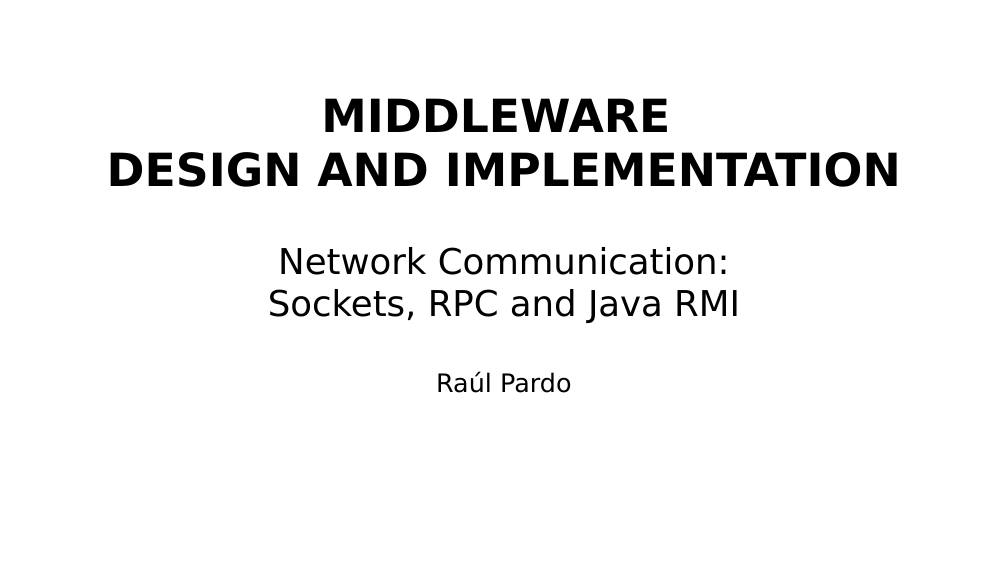
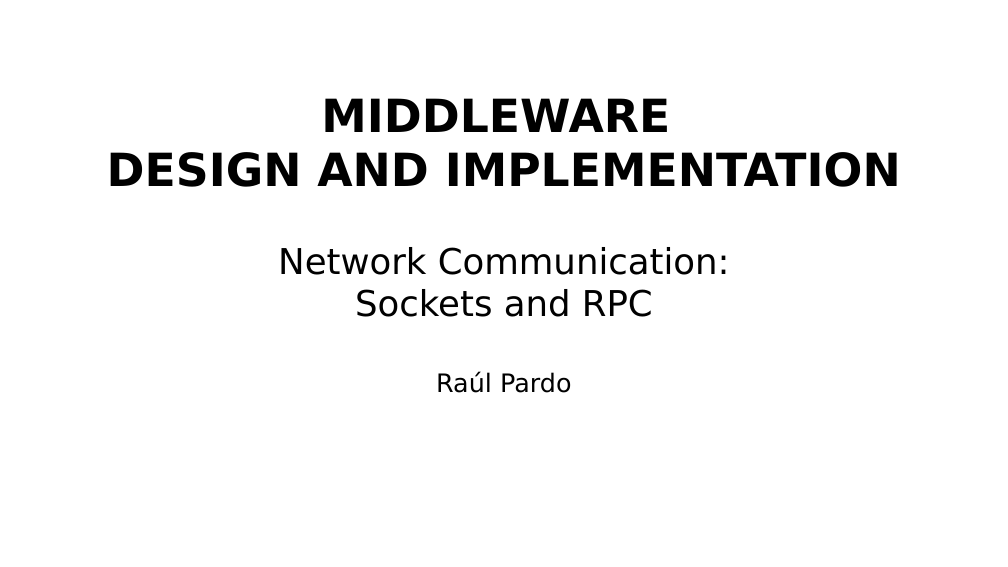
Before and after one commit to MID-IST-FALL-2018/mid-ist-fall-2018.github.io, a slide deck: slide 1 of assets/lectures-slides/MID-lecture-2.odp. Drawn at 1008x567 pixels with LibreOffice and Linux fonts; fonts in the diff are those of the drawing. Boxes give left, top, right and bottom in pixels: in the first picture for what was removed or moved away, otherwise in the second. Text is boxed around its words. In the diff, an @@ line names an element or a change of style, - is before the commit and + after.

```diff
--- a/assets/lectures-slides/MID-lecture-2.odp
+++ b/assets/lectures-slides/MID-lecture-2.odp
@@ subtitle at (355,289,653,317): text changed @@
-Sockets, RPC and Java RMI
+Sockets and RPC
```
Also in this commit, not shown: 2 other slides changed, 8 slides removed, 4 other files.
